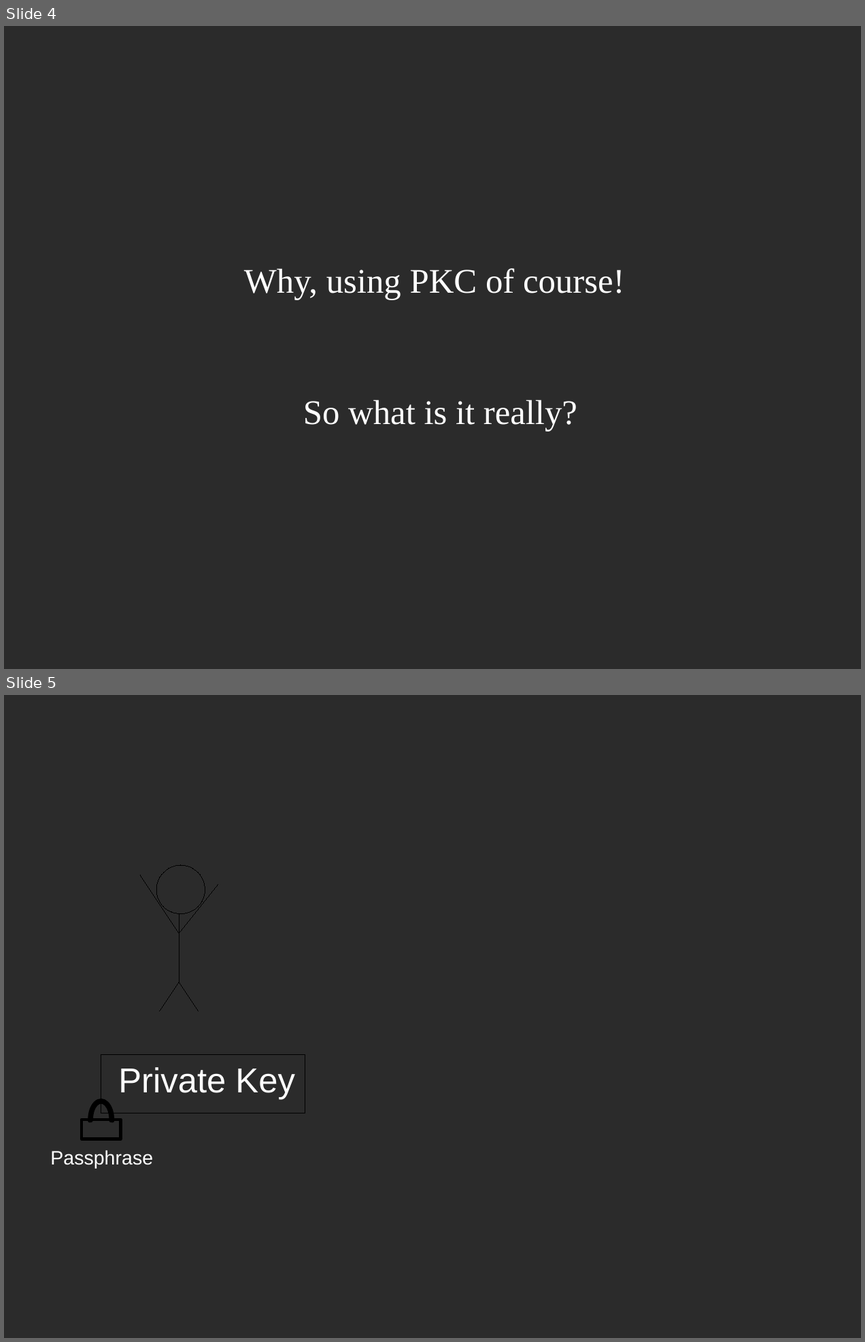
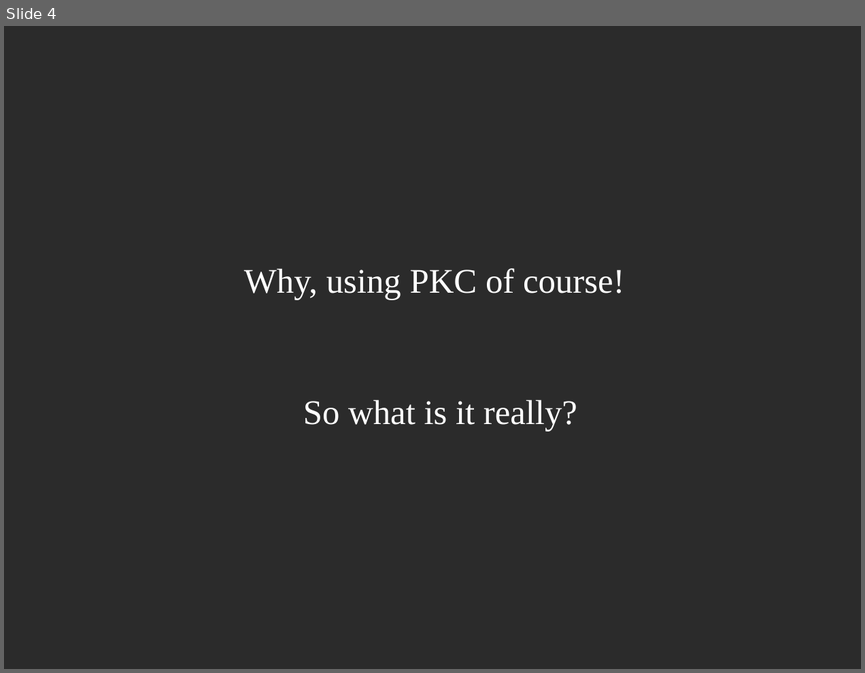
Before and after one commit to spmadden/sse-talks, a slide deck: PKS Talk.odp. Shown one above the other, each under a label of ours: slides 4 and 5 before the commit, slide 4 after it. The pictures are 865x1342 and 865x673 pixels, drawn with LibreOffice and Linux fonts; fonts in the diff are those of the drawing; background and template pictures are left out; a plain dark background stands for a picture behind light text. Boxes give left, top, right and bottom in pixels: in the first picture for what was removed or moved away, otherwise in the second. Text is boxed around its words. In the diff, an @@ line names an element or a change of style, - is before the commit and + after.

```diff
--- a/PKS Talk.odp
+++ b/PKS Talk.odp
@@ slide 5 removed at (4,695,861,1338), background picture (left out) @@
@@ group removed at (140,865,218,1011): 5 lines, 1 ellipse @@
@@ rectangle removed at (101,1054,305,1113) @@
@@ text removed at (118,1067,295,1100) @@
-Private Key
@@ arch (boxed as its full ring) removed at (90,1100,113,1139) @@
@@ rectangle removed at (82,1119,121,1139) @@
@@ text removed at (50,1150,153,1168) @@
-Passphrase
```
Also in this commit, not shown: 6 slides added.
